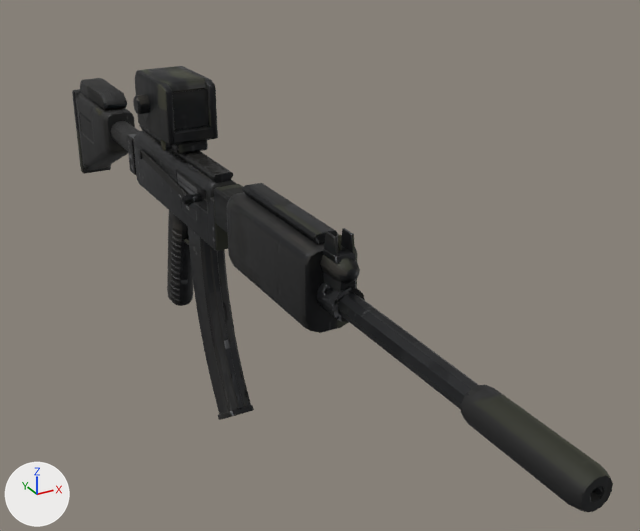
Before and after pictures for a commit that changed the glTF model assets/soldiers/ak12.glb.
One viewpoint serves both versions: a 50 mm camera at (-0.312, -0.9, 0.386) aimed at (0.081, -0.185, 0.029). Lighting does not change. The marker at lower left points along +X, +Y and +Z. The picture after the commit comes second. Where no turn or scale is listed for an object, it has been applied to the vertices. Vertices at exactly the same position are counted once.

Objects in the first picture: 'ak12_LOD1', 'ak12_mesh', 'magazine', 'magazine_LOD1'.
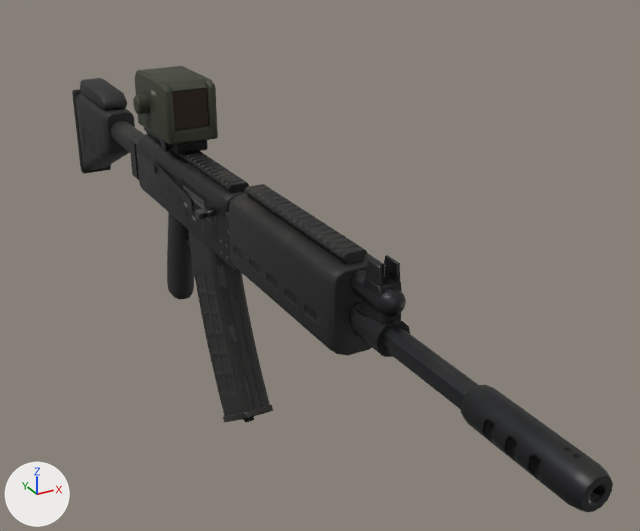
The change, as a diff of the scene's bpy script:
```diff
--- a/assets/soldiers/ak12.glb.py
+++ b/assets/soldiers/ak12.glb.py
@@ me_ak12_mesh @@
-me_ak12_mesh.from_pydata(...)  # 2024 vertices, 3852 faces; spans x -0.04..0.03, y -0.636..0.351, z -0.075..0.198
+me_ak12_mesh.from_pydata(...)  # 2024 vertices, 3852 faces; spans x -0.04..0.03, y -0.636..0.351, z -0.065..0.198
+# me_ak12_mesh part 1: the loose piece of 62 vertices spanning x -0.015..0.015, y -0.148..0.098, z 0.049..0.103 is scaled about its middle by (1.2, 1.16, 1), then moved by (0.0, -0.037, 0.0)
+# me_ak12_mesh part 2: the loose piece of 24 vertices spanning x -0.023..-0.014, y -0.117..-0.107, z 0.092..0.098 is moved by (-0.003, -0.044, 0.0)
+# me_ak12_mesh part 3: the loose piece of 32 vertices spanning x -0.034..-0.022, y -0.117..-0.107, z 0.09..0.1 is moved by (-0.003, -0.044, 0.0)
+# me_ak12_mesh part 4: the loose piece of 26 vertices spanning x -0.02..-0.017, y 0.059..0.07, z 0.088..0.099 is moved by (-0.003, -0.058, 0.0)
+# me_ak12_mesh part 5: the loose piece of 26 vertices spanning x -0.014..0.014, y -0.378..-0.342, z 0.073..0.101 is moved by (0.0, -0.062, 0.0)
+# me_ak12_mesh part 6: the loose piece of 24 vertices spanning x -0.008..0.008, y -0.376..-0.344, z 0.089..0.114 is moved by (0.0, -0.062, 0.0)
+# me_ak12_mesh part 7: the loose piece of 42 vertices spanning x -0.011..0.011, y -0.383..-0.336, z 0.104..0.124 is moved by (0.0, -0.062, 0.0)
+# me_ak12_mesh part 8: the loose piece of 60 vertices spanning x -0.011..0.011, y -0.14..0.082, z 0.116..0.125 is scaled about its middle by (1, 1.09, 1), then moved by (0.0, -0.026, 0.0)
+# me_ak12_mesh part 9: the loose piece of 60 vertices spanning x -0.011..0.011, y -0.342..-0.208, z 0.125..0.134 is scaled about its middle by (1, 1.3, 1), then moved by (0.0, -0.024, 0.0)
+# me_ak12_mesh part 10: the loose piece of 24 vertices spanning x -0.008..-0.006, y -0.372..-0.353, z 0.125..0.141 is moved by (0.0, -0.061, 0.0)
+# me_ak12_mesh part 11: the loose piece of 18 vertices spanning x -0.001..0.001, y -0.364..-0.362, z 0.125..0.139 is moved by (0.0, -0.061, 0.0)
+# me_ak12_mesh part 12: the loose piece of 24 vertices spanning x -0.016..0.016, y 0.098..0.12, z 0.057..0.103 is scaled about its middle by (1.19, 1, 1), then moved by (0.0, -0.018, 0.0)
+# me_ak12_mesh part 13: 427 of 2024 vertices moved; they spanned x -0.025..0.028, y -0.374..0.12, z -0.075..0.141 and now span x -0.025..0.028, y -0.436..0.102, z -0.065..0.141; mean shift (0.0, -0.027, 0.001); largest move (-0.016, 0.067, 0.089) -> (-0.019, -0.086, 0.091)
+# me_ak12_mesh part 14: 3625 kept faces spanning x -0.04..0.03, y -0.636..0.351, z -0.065..0.198 get new texture (UV) coordinates
+# other edits to the shape of me_ak12_mesh do not show in these pictures
 me_ak12_mesh.materials.append(mat_wpn_ak12)
@@ me_ak12_lod1 @@
-me_ak12_lod1.from_pydata(...)  # 1621 vertices, 1150 faces; spans x -0.039..0.03, y -0.636..0.35, z -0.075..0.197
+me_ak12_lod1.from_pydata(...)  # 1624 vertices, 1150 faces; spans x -0.039..0.03, y -0.636..0.35, z -0.065..0.197
+# me_ak12_lod1 part 15: 36 vertices moved from x -0.023..0.028, y -0.06..0.121, z -0.075..0.19 to x -0.023..0.028, y -0.06..0.103, z -0.065..0.19; 169 vertices removed from x -0.025..0.028, y -0.378..0.12, z -0.075..0.139; 798 vertices added at x -0.036..0.03, y -0.444..0.102, z -0.065..0.141
+# other edits to the shape of me_ak12_lod1 do not show in these pictures
 me_ak12_lod1.materials.append(mat_wpn_ak12)
@@ me_magazine @@
-me_magazine.from_pydata(...)  # 264 vertices, 512 faces; spans x -0.014..0.014, y -0.163..-0.063, z -0.158..0.055
+me_magazine.from_pydata(...)  # 336 vertices, 652 faces; spans x -0.016..0.016, y -0.207..-0.063, z -0.148..0.056
+# me_magazine part 16: the loose piece of 160 vertices spanning x -0.013..0.013, y -0.16..-0.063, z -0.152..0.052 is rebuilt with 208 vertices and now spans x -0.016..0.016, y -0.204..-0.063, z -0.144..0.051
+# me_magazine part 17: a new loose piece of 56 vertices spanning x -0.016..0.016, y -0.207..-0.143, z -0.148..-0.104, in mat_wpn_ak12
+# me_magazine part 18: 56 vertices removed from x -0.014..0.014, y -0.163..-0.124, z -0.158..-0.128
+# other edits to the shape of me_magazine do not show in these pictures
 me_magazine.materials.append(mat_wpn_ak12)
@@ me_magazine_lod1 @@
-me_magazine_lod1.from_pydata(...)  # 162 vertices, 152 faces; spans x -0.013..0.013, y -0.162..-0.063, z -0.157..0.055
+me_magazine_lod1.from_pydata(...)  # 206 vertices, 194 faces; spans x -0.016..0.016, y -0.207..-0.064, z -0.148..0.056
+# me_magazine_lod1 part 19: 1 vertex moved within x -0.003, y -0.064, z 0.051; 121 vertices removed from x -0.013..0.013, y -0.162..-0.063, z -0.157..0.055; 173 vertices added at x -0.016..0.016, y -0.207..-0.064, z -0.148..0.056
+# other edits to the shape of me_magazine_lod1 do not show in these pictures
 me_magazine_lod1.materials.append(mat_wpn_ak12)
```

Boxes (x1, y1, x2, y2) around the edits, measured in the pictures (640 x 531 px; the box of a moved part takes in the faces that stretch with it):
'magazine', reshaped (27% wider): before (188, 227, 254, 420); after (189, 230, 273, 422)
'magazine_LOD1', reshaped: before (201, 238, 250, 412); after (211, 263, 263, 407)
'ak12_LOD1', reshaped: before (81, 77, 609, 512); after (93, 77, 609, 512)
part 1 of me_ak12_mesh, moved or reshaped: before (133, 141, 228, 251); after (136, 146, 240, 272)
part 2 of me_ak12_mesh, moved or reshaped: before (193, 194, 202, 203); after (206, 207, 216, 217)
part 3 of me_ak12_mesh, moved or reshaped: before (182, 195, 194, 205); after (195, 209, 208, 219)
part 4 of me_ak12_mesh, moved or reshaped: before (138, 150, 142, 159); after (152, 163, 157, 173)
part 5 of me_ak12_mesh, moved or reshaped: before (316, 281, 365, 322); after (350, 306, 410, 357)
part 6 of me_ak12_mesh, moved or reshaped: before (323, 271, 356, 292); after (360, 299, 401, 325)
part 7 of me_ak12_mesh, moved or reshaped: before (320, 254, 360, 284); after (351, 270, 406, 317)
part 8 of me_ak12_mesh, moved or reshaped: before (139, 125, 233, 183); after (144, 128, 249, 193)
part 9 of me_ak12_mesh, moved or reshaped: before (243, 183, 338, 245); after (244, 184, 367, 265)
part 10 of me_ak12_mesh, moved or reshaped: before (324, 232, 338, 257); after (365, 259, 383, 288)
part 11 of me_ak12_mesh, moved or reshaped: before (338, 235, 341, 251); after (382, 263, 385, 280)
part 12 of me_ak12_mesh, moved or reshaped: before (127, 134, 136, 175); after (129, 138, 139, 179)
part 13 of me_ak12_mesh, moved or reshaped: before (111, 121, 357, 333); after (111, 121, 402, 355)
part 14 of me_ak12_mesh, surface changed: (74, 67, 607, 507) in both
part 15 of me_ak12_lod1, built on: before (118, 126, 353, 333); after (111, 128, 398, 356)
part 16 of me_magazine, rebuilt (28% wider): before (188, 227, 251, 414); after (189, 230, 270, 416)
part 17 of me_magazine, added: after (223, 405, 273, 422)
part 18 of me_magazine, deleted: before (218, 405, 254, 420)
part 19 of me_magazine_lod1, moved or reshaped: before (201, 238, 250, 409); after (211, 263, 263, 407)
